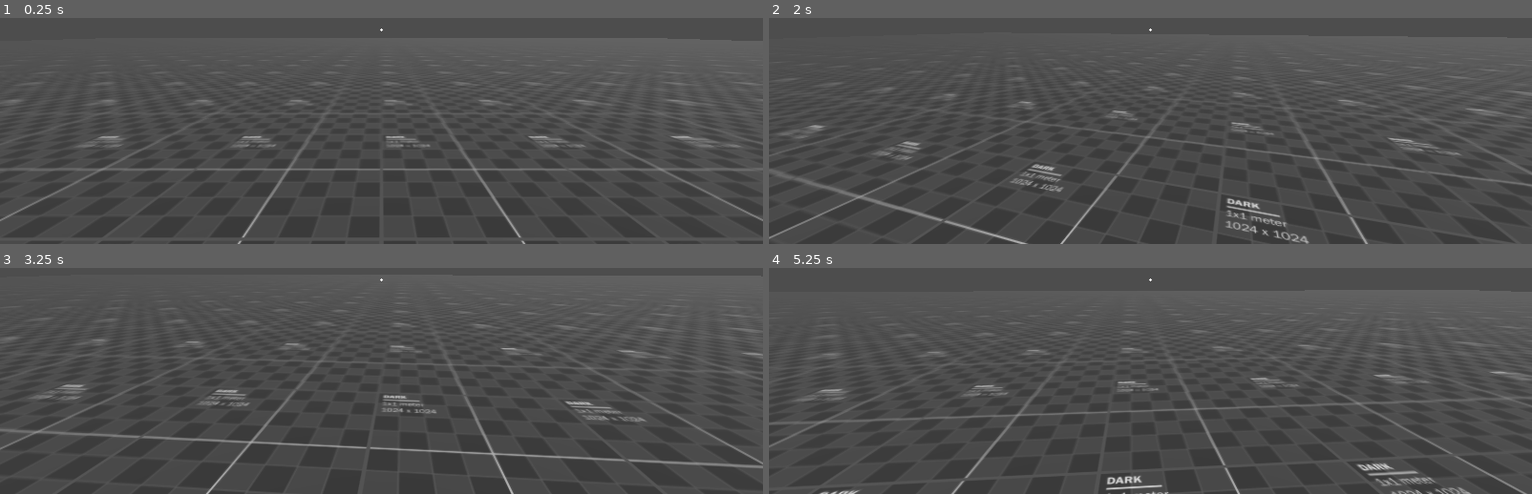
Above: before the commit, frames 1-4 (two rows, left to right).
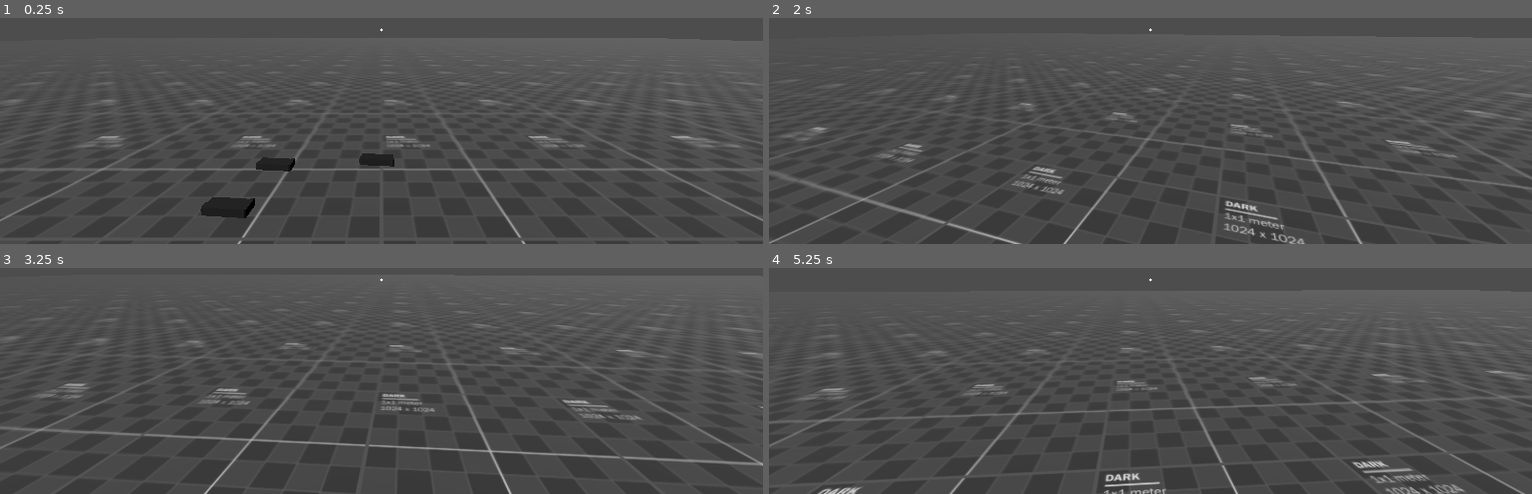
Above: after the commit, the same moments.

Repository: dairycultist/Deadman-Survival
Game: Godot game, scene res://world.tscn
Same seed, same stepped clock (60 frames per second), same inputs: the game is played once before the commit and once after it.
Inputs (mouse positions are in pixels of both pictures, inside the frame that each line leads up to):
- Up to frame 1 (0.25 s): no input
- Up to frame 2 (2 s): tap Enter at 0.5 s; move the mouse to (1188, 29) at 0.52 s; hold E (interact) 0.53-1.28 s; hold W (walk_up) from 0.53 s (still down); move the mouse to (1112, 31) at 1.27 s; tap E (interact) at 1.35 s
- Up to frame 3 (3.25 s): keep holding W (walk_up); move the mouse to (396, 272) at 2.02 s; hold E (interact) 2.03-2.78 s; move the mouse to (373, 286) at 2.77 s; tap E (interact) at 2.85 s
- Up to frame 4 (5.25 s): keep holding W (walk_up); move the mouse to (1203, 286) at 3.52 s; hold E (interact) 3.53-4.28 s; move the mouse to (1089, 274) at 4.27 s; tap E (interact) at 4.35 s; move the mouse to (1158, 279) at 5.02 s; hold E (interact) from 5.03 s (still down)

The runs differ from the first frame. In frame 1, 0.9% of the frame differs, in the area x 26-52%, y 59-89%; in frame 2, 4.9%, in the area x 0-100%, y 19-100%; in frame 3, 3.1%; in frame 4, 2.9%.

Commit message:
Update selected effect and backpack

Diff:
--- a/backpack.gd
+++ b/backpack.gd
@@ -37,3 +37,6 @@
 				return true
 
 	return false
+
+func get_selected_item() -> Item:
+	return null
--- a/item.gd
+++ b/item.gd
@@ -7,8 +7,9 @@
 
 	# uniquify material
 	if $Mesh.material_override == null:
-		var material = $Mesh.surface_get_material(0).duplicate()
-		$Mesh.material_override = material
+		$Mesh.material_override = $Mesh.surface_get_material(0).duplicate()
+	else:
+		$Mesh.material_override = $Mesh.material_override.duplicate()
 
 func set_highlight(value: bool):
 	# Change the albedo color property
--- a/item.gdshader
+++ b/item.gdshader
@@ -12,7 +12,7 @@
 	ROUGHNESS = 0.5;
 
 	vec4 f = INV_VIEW_MATRIX * vec4(VERTEX, 1.0);
-	float highlight = float(int(abs(f.x + f.y + f.z + TIME * 0.1) * 20.0) % 2);
+	float highlight = abs(sin(TIME * 5.0));
 
 	ALBEDO = mix(color, vec3(1.,1.,1.), highlight * 0.1 * highlight_amt);
 }
--- /dev/null
+++ b/item_tscns/pistol.tscn
@@ -0,0 +1,29 @@
+[gd_scene load_steps=6 format=3 uid="uid://bxbcos0w0waue"]
+
+[ext_resource type="Script" uid="uid://l8s3ypcg5wml" path="res://item.gd" id="1_lwu4s"]
+[ext_resource type="Shader" uid="uid://b4re70be6kgm1" path="res://item.gdshader" id="2_47bfx"]
+[ext_resource type="ArrayMesh" uid="uid://cp4or3mbrj0nd" path="res://models/pistol.obj" id="3_e40hb"]
+
+[sub_resource type="BoxShape3D" id="BoxShape3D_036b0"]
+size = Vector3(0.087890625, 0.4142456, 0.60009766)
+
+[sub_resource type="ShaderMaterial" id="ShaderMaterial_pkg7o"]
+render_priority = 0
+shader = ExtResource("2_47bfx")
+shader_parameter/color = Color(0.15127608, 0.15127608, 0.15127608, 1)
+shader_parameter/metallic = 0.0
+shader_parameter/highlight_amt = 0.0
+
+[node name="Pistol" type="RigidBody3D"]
+transform = Transform3D(-4.3711385e-08, -0.99999994, 0, 0.99999994, -4.3711385e-08, 0, 0, 0, 0.9999999, 0, 0, 0)
+script = ExtResource("1_lwu4s")
+is_weapon = true
+
+[node name="CollisionShape3D" type="CollisionShape3D" parent="."]
+transform = Transform3D(1, 0, 0, 0, 1, 0, 0, 0, 1, 0, -0.011932373, -0.14331055)
+shape = SubResource("BoxShape3D_036b0")
+
+[node name="Mesh" type="MeshInstance3D" parent="."]
+material_override = SubResource("ShaderMaterial_pkg7o")
+mesh = ExtResource("3_e40hb")
+skeleton = NodePath("../..")
--- /dev/null
+++ b/item_tscns/pistol_magazine.tscn
@@ -0,0 +1,28 @@
+[gd_scene load_steps=6 format=3 uid="uid://b5et8cc5v2pmi"]
+
+[ext_resource type="Script" uid="uid://l8s3ypcg5wml" path="res://item.gd" id="1_hsnpj"]
+[ext_resource type="Shader" uid="uid://b4re70be6kgm1" path="res://item.gdshader" id="2_bte3w"]
+[ext_resource type="ArrayMesh" uid="uid://eiqx334ur2nd" path="res://models/pistol_magazine.obj" id="3_ytp7k"]
+
+[sub_resource type="BoxShape3D" id="BoxShape3D_dwbse"]
+size = Vector3(0.087890625, 0.37948608, 0.18231201)
+
+[sub_resource type="ShaderMaterial" id="ShaderMaterial_gbfbk"]
+render_priority = 0
+shader = ExtResource("2_bte3w")
+shader_parameter/color = Color(0.15127608, 0.15127608, 0.15127608, 1)
+shader_parameter/metallic = 0.0
+shader_parameter/highlight_amt = 0.0
+
+[node name="PistolMagazine" type="RigidBody3D"]
+transform = Transform3D(-4.371139e-08, -1, 0, 1, -4.371139e-08, 0, 0, 0, 1, 0, 0, 0)
+script = ExtResource("1_hsnpj")
+
+[node name="CollisionShape3D" type="CollisionShape3D" parent="."]
+transform = Transform3D(1, 0, 0, 0, 1, 0, 0, 0, 1, 0, -0.029312134, 0.024871826)
+shape = SubResource("BoxShape3D_dwbse")
+
+[node name="Mesh" type="MeshInstance3D" parent="."]
+material_override = SubResource("ShaderMaterial_gbfbk")
+mesh = ExtResource("3_ytp7k")
+skeleton = NodePath("../..")
--- a/player.tscn
+++ b/player.tscn
@@ -7,7 +7,7 @@
 [sub_resource type="CapsuleShape3D" id="CapsuleShape3D_aqk2v"]
 
 [sub_resource type="BoxMesh" id="BoxMesh_4flbx"]
-size = Vector3(0.77, 1.05, 0.3)
+size = Vector3(1.1, 1.51, 0.3)
 
 [node name="Player" type="CharacterBody3D"]
 script = ExtResource("1_4flbx")
@@ -31,25 +31,25 @@
 mesh = SubResource("BoxMesh_4flbx")
 
 [node name="ItemSlot1" type="Node3D" parent="CameraAnchor/Backpack"]
-transform = Transform3D(1, 0, 0, 0, 1, 0, 0, 0, 1, -0.2260282, 0.36247122, 0)
+transform = Transform3D(1, 0, 0, 0, 1, 0, 0, 0, 1, -0.3480632, 0.5458462, 0)
 
 [node name="ItemSlot2" type="Node3D" parent="CameraAnchor/Backpack"]
-transform = Transform3D(1, 0, 0, 0, 1, 0, 0, 0, 1, 0.226, 0.362, 0)
+transform = Transform3D(1, 0, 0, 0, 1, 0, 0, 0, 1, 0.103965, 0.5453751, 0)
 
 [node name="ItemSlot3" type="Node3D" parent="CameraAnchor/Backpack"]
-transform = Transform3D(1, 0, 0, 0, 1, 0, 0, 0, 1, -0.2260282, 0.0889709, 0)
+transform = Transform3D(1, 0, 0, 0, 1, 0, 0, 0, 1, -0.06394981, 0.131145, 0)
 
 [node name="ItemSlot4" type="Node3D" parent="CameraAnchor/Backpack"]
-transform = Transform3D(1, 0, 0, 0, 1, 0, 0, 0, 1, 0.226, 0.088499665, 0)
+transform = Transform3D(1, 0, 0, 0, 1, 0, 0, 0, 1, 0.3880784, 0.13067377, 0)
 
 [node name="ItemSlot5" type="Node3D" parent="CameraAnchor/Backpack"]
-transform = Transform3D(1, 0, 0, 0, 1, 0, 0, 0, 1, -0.2260282, -0.1803987, 0)
+transform = Transform3D(1, 0, 0, 0, 1, 0, 0, 0, 1, -0.3519174, -0.21266997, 0)
 
 [node name="ItemSlot6" type="Node3D" parent="CameraAnchor/Backpack"]
-transform = Transform3D(1, 0, 0, 0, 1, 0, 0, 0, 1, 0.226, -0.18086994, 0)
+transform = Transform3D(1, 0, 0, 0, 1, 0, 0, 0, 1, 0.100110814, -0.2131412, 0)
 
 [node name="WeaponSlot" type="Node3D" parent="CameraAnchor/Backpack"]
-transform = Transform3D(1, 0, 0, 0, 0.98638624, -0.16444509, 0, 0.16444509, 0.98638624, 0, -0.45454776, 0)
+transform = Transform3D(1, 0, 0, 0, 0.9686525, -0.24841939, 0, 0.24841939, 0.9686525, 0, -0.7535819, 0)
 
 [node name="Crosshair" type="TextureRect" parent="."]
 anchors_preset = 8
--- a/world.tscn
+++ b/world.tscn
@@ -1,12 +1,10 @@
-[gd_scene load_steps=15 format=3 uid="uid://deknyv4y0bmnx"]
+[gd_scene load_steps=9 format=3 uid="uid://deknyv4y0bmnx"]
 
 [ext_resource type="Texture2D" uid="uid://c2q633o6tv2f0" path="res://debug.png" id="1_f3sb7"]
 [ext_resource type="Script" uid="uid://bqn3p1o4312am" path="res://zombie_spawner.gd" id="2_fj7yv"]
 [ext_resource type="PackedScene" uid="uid://ctp0v8b07jg7a" path="res://player.tscn" id="3_036b0"]
-[ext_resource type="ArrayMesh" uid="uid://eiqx334ur2nd" path="res://models/pistol_magazine.obj" id="4_aqk2v"]
-[ext_resource type="ArrayMesh" uid="uid://cp4or3mbrj0nd" path="res://models/pistol.obj" id="5_036b0"]
-[ext_resource type="Script" uid="uid://l8s3ypcg5wml" path="res://item.gd" id="5_dwbse"]
-[ext_resource type="Shader" uid="uid://b4re70be6kgm1" path="res://item.gdshader" id="5_pkg7o"]
+[ext_resource type="PackedScene" uid="uid://bxbcos0w0waue" path="res://item_tscns/pistol.tscn" id="4_aqk2v"]
+[ext_resource type="PackedScene" uid="uid://b5et8cc5v2pmi" path="res://item_tscns/pistol_magazine.tscn" id="5_036b0"]
 
 [sub_resource type="WorldBoundaryShape3D" id="WorldBoundaryShape3D_gv5m4"]
 
@@ -16,26 +14,6 @@
 
 [sub_resource type="PlaneMesh" id="PlaneMesh_f3sb7"]
 size = Vector2(100, 100)
-
-[sub_resource type="BoxShape3D" id="BoxShape3D_036b0"]
-size = Vector3(0.087890625, 0.4142456, 0.60009766)
-
-[sub_resource type="ShaderMaterial" id="ShaderMaterial_pkg7o"]
-render_priority = 0
-shader = ExtResource("5_pkg7o")
-shader_parameter/color = Color(0.15127608, 0.15127608, 0.15127608, 1)
-shader_parameter/metallic = 0.0
-shader_parameter/highlight_amt = 0.0
-
-[sub_resource type="BoxShape3D" id="BoxShape3D_dwbse"]
-size = Vector3(0.087890625, 0.37948608, 0.18231201)
-
-[sub_resource type="ShaderMaterial" id="ShaderMaterial_gbfbk"]
-render_priority = 0
-shader = ExtResource("5_pkg7o")
-shader_parameter/color = Color(0.15127608, 0.15127608, 0.15127608, 1)
-shader_parameter/metallic = 0.0
-shader_parameter/highlight_amt = 0.0
 
 [node name="World" type="Node3D"]
 
@@ -60,29 +38,29 @@
 
 [node name="Player" parent="." instance=ExtResource("3_036b0")]
 
-[node name="Pistol" type="RigidBody3D" parent="."]
-transform = Transform3D(0.15373817, -0.9332134, -0.3247726, 0.9851691, 0.11941779, 0.12321169, -0.07619918, -0.33889833, 0.9377321, -1.9888012, 0.8774416, -0.14924057)
-script = ExtResource("5_dwbse")
-is_weapon = true
+[node name="Pistol" parent="." instance=ExtResource("4_aqk2v")]
+transform = Transform3D(-4.3711385e-08, -0.99999994, 0, 0.99999994, -4.3711385e-08, 0, 0, 0, 0.9999999, -1, 0, 0)
 
-[node name="CollisionShape3D" type="CollisionShape3D" parent="Pistol"]
-transform = Transform3D(1, 0, 0, 0, 1, 0, 0, 0, 1, 0, -0.011932373, -0.14331055)
-shape = SubResource("BoxShape3D_036b0")
+[node name="Pistol2" parent="." instance=ExtResource("4_aqk2v")]
+transform = Transform3D(-4.3711385e-08, -0.99999994, 0, 0.99999994, -4.3711385e-08, 0, 0, 0, 0.9999999, -3, 0, 1)
 
-[node name="Mesh" type="MeshInstance3D" parent="Pistol"]
-material_override = SubResource("ShaderMaterial_pkg7o")
-mesh = ExtResource("5_036b0")
-skeleton = NodePath("../..")
+[node name="PistolMagazine" parent="." instance=ExtResource("5_036b0")]
+transform = Transform3D(-4.371139e-08, -1, 0, 1, -4.371139e-08, 0, 0, 0, 1, -1.9203175, 0.033605244, 0.82986116)
 
-[node name="PistolMagazine" type="RigidBody3D" parent="."]
-transform = Transform3D(0.4268557, -0.40891108, 0.80658907, 0.6917652, 0.72212255, 0, -0.5824562, 0.5579702, 0.59111255, -1.5905125, 0.699589, 0)
-script = ExtResource("5_dwbse")
+[node name="PistolMagazine2" parent="." instance=ExtResource("5_036b0")]
+transform = Transform3D(-4.371139e-08, -1, 0, 1, -4.371139e-08, 0, 0, 0, 1, -2.4224234, 0.033605006, -0.1435703)
 
-[node name="CollisionShape3D" type="CollisionShape3D" parent="PistolMagazine"]
-transform = Transform3D(1, 0, 0, 0, 1, 0, 0, 0, 1, 0, -0.029312134, 0.024871826)
-shape = SubResource("BoxShape3D_dwbse")
+[node name="PistolMagazine3" parent="." instance=ExtResource("5_036b0")]
+transform = Transform3D(-4.371139e-08, -1, 0, 1, -4.371139e-08, 0, 0, 0, 1, -2.3684974, 0.033605006, -0.8427714)
 
-[node name="Mesh" type="MeshInstance3D" parent="PistolMagazine"]
-material_override = SubResource("ShaderMaterial_gbfbk")
-mesh = ExtResource("4_aqk2v")
-skeleton = NodePath("../..")
+[node name="PistolMagazine4" parent="." instance=ExtResource("5_036b0")]
+transform = Transform3D(-4.371139e-08, -1, 0, 1, -4.371139e-08, 0, 0, 0, 1, -2.3226748, 0.033605006, -1.7814509)
+
+[node name="PistolMagazine5" parent="." instance=ExtResource("5_036b0")]
+transform = Transform3D(-4.371139e-08, -1, 0, 1, -4.371139e-08, 0, 0, 0, 1, -1.2989337, 0.033605006, -2.330778)
+
+[node name="PistolMagazine6" parent="." instance=ExtResource("5_036b0")]
+transform = Transform3D(-4.371139e-08, -1, 0, 1, -4.371139e-08, 0, 0, 0, 1, -0.08051944, 0.033605006, -3.1741347)
+
+[node name="PistolMagazine7" parent="." instance=ExtResource("5_036b0")]
+transform = Transform3D(-4.371139e-08, -1, 0, 1, -4.371139e-08, 0, 0, 0, 1, -1.1837544, 0.033604767, -3.0681834)
